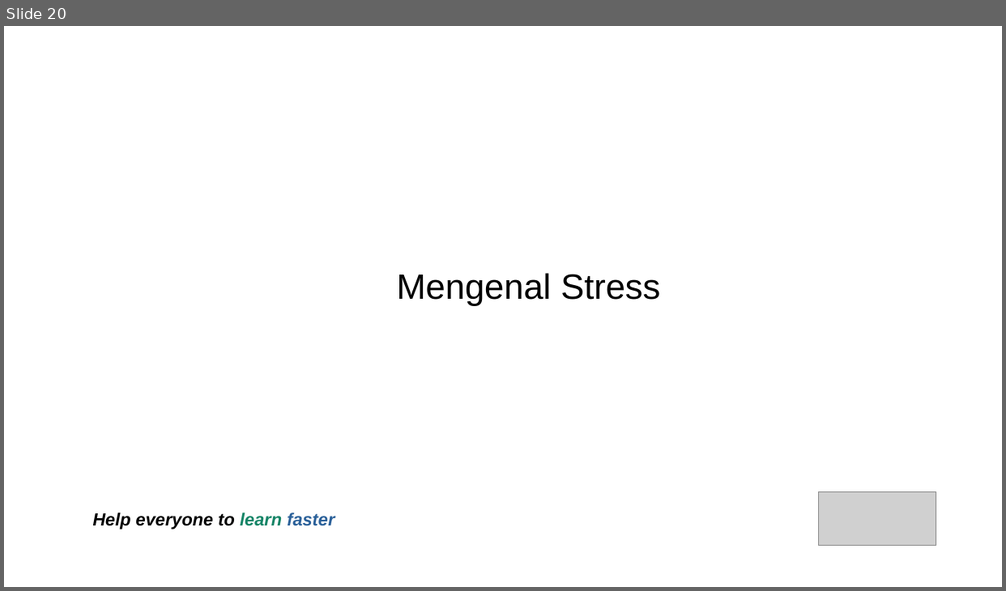
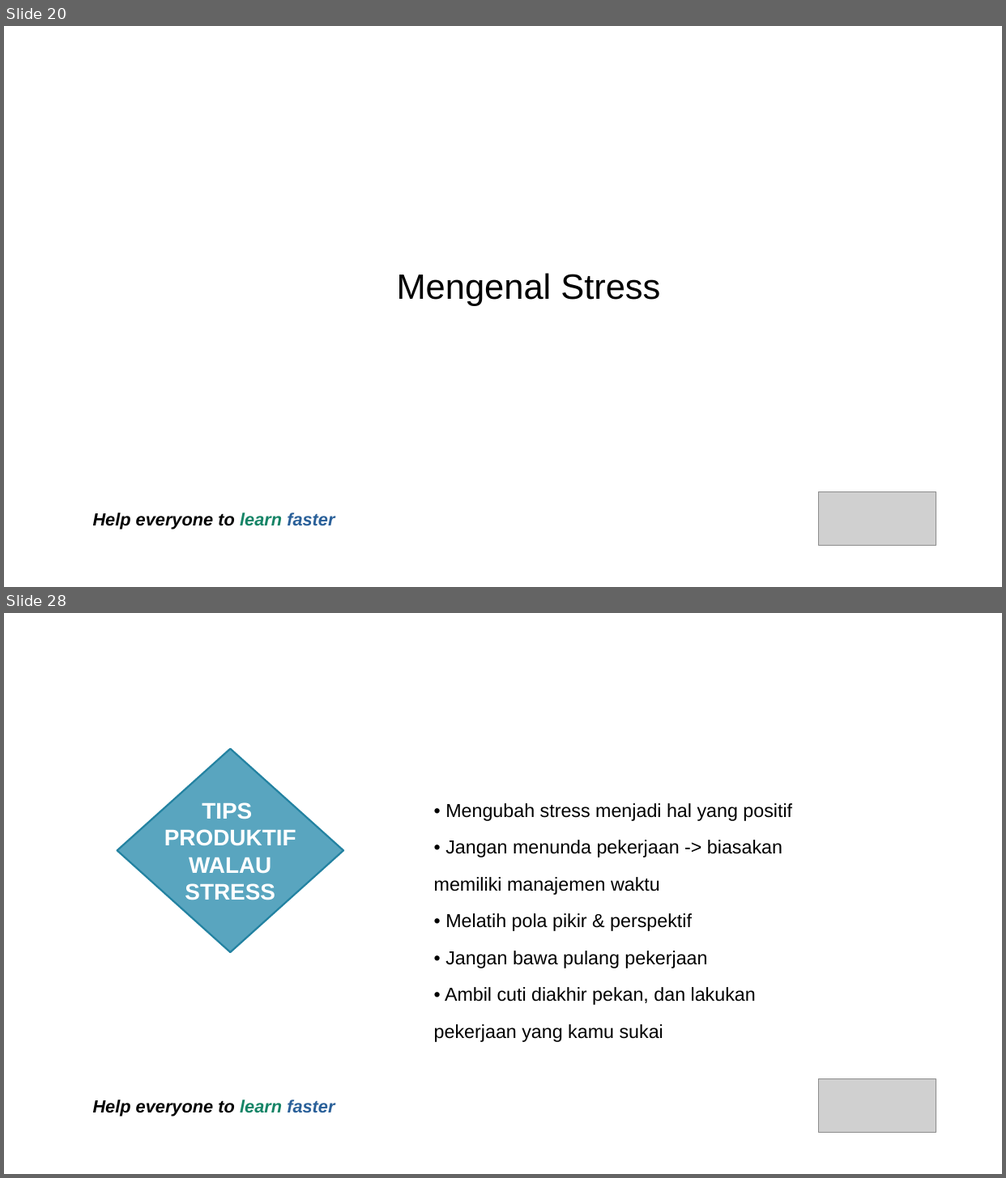
Before and after one commit to jejaksaid/course-flc, a slide deck: time-and-stress-management/sllide.odp. Shown one above the other, each under a label of ours: slide 20 before the commit, slides 20 and 28 after it; the slides between them are not shown. The pictures are 1006x591 and 1006x1178 pixels, drawn with LibreOffice and Linux fonts; fonts in the diff are those of the drawing; grey boxes stand for pictures; background and template pictures are left out. Boxes give left, top, right and bottom in pixels: in the first picture for what was removed or moved away, otherwise in the second. Text is boxed around its words. In the diff, an @@ line names an element or a change of style, - is before the commit and + after.

```diff
--- a/time-and-stress-management/sllide.odp
+++ b/time-and-stress-management/sllide.odp
@@ slide 28 added at (4, 613, 1002, 1174), background picture (left out) @@
@@ diamond added at (117, 749, 343, 952), fill #59A5BF, outline #2382A1 1.42 pt, 18 pt, text #FFFFFF, bold @@
+TIPS
+PRODUKTIF
+WALAU
+STRESS
@@ text added at (434, 803, 792, 1042), 15 pt, text #000000 @@
+• Mengubah stress menjadi hal yang positif
+• Jangan menunda pekerjaan -> biasakan
+memiliki manajemen waktu
+• Melatih pola pikir & perspektif
+• Jangan bawa pulang pekerjaan
+• Ambil cuti diakhir pekan, dan lakukan
+pekerjaan yang kamu sukai
@@ picture added at (819, 1080, 936, 1134) @@
@@ text added at (93, 1100, 334, 1116), 14 pt, text #000000, bold, italic @@
+Help everyone to learn faster
```
Also in this commit, not shown: 1 slide changed, 9 other slides added, 1 other file.
